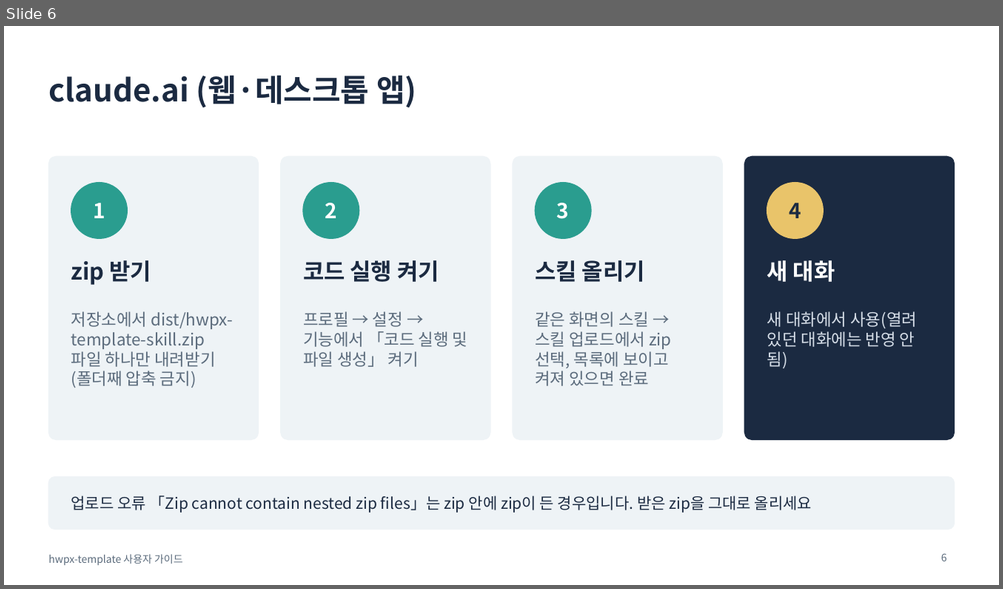
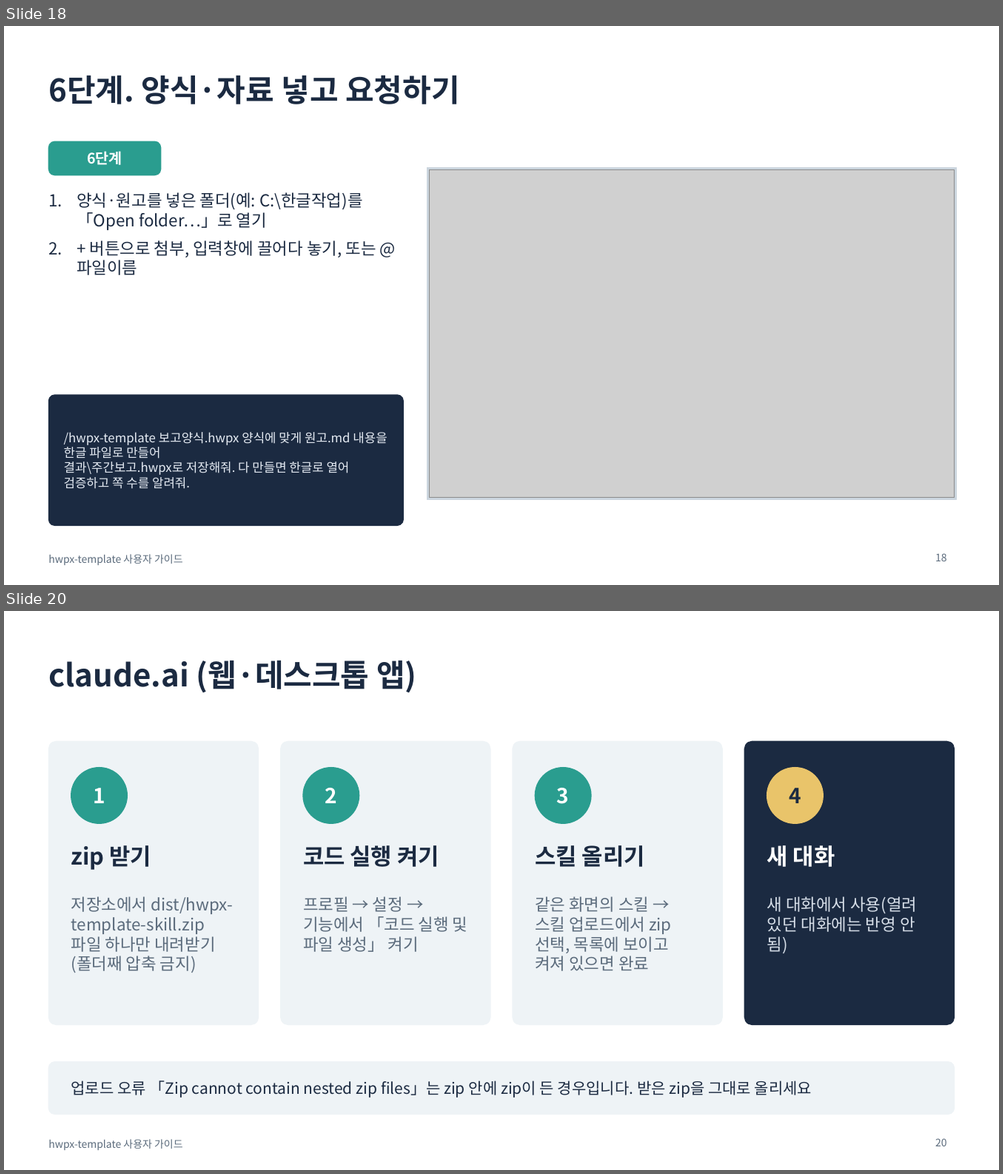
Before and after one commit to emilyJ7/hwpx-template-public, a slide deck: docs/사용자가이드.pptx. Shown one above the other, each under a label of ours: slide 6 before the commit, slides 18 and 20 after it; the slides between them are not shown. The pictures are 1003x589 and 1003x1174 pixels, drawn with LibreOffice and Linux fonts; fonts in the diff are those of the drawing; grey boxes stand for pictures. Boxes give left, top, right and bottom in pixels: in the first picture for what was removed or moved away, otherwise in the second. Text is boxed around its words. In the diff, an @@ line names an element or a change of style, - is before the commit and + after.

```diff
--- a/docs/사용자가이드.pptx
+++ b/docs/사용자가이드.pptx
@@ slide 18 added at [4, 26, 999, 585], background #FFFFFF; not listed: 1 template element that a slide beside it also shows @@
@@ title added at [48, 75, 459, 104], 30 pt, text #1B2A41, bold @@
+6단계. 양식·자료 넣고 요청하기
@@ rounded rectangle added at [48, 141, 161, 175], fill #2A9D8F, outline #2A9D8F 1 pt @@
@@ text added at [87, 151, 122, 165], 14 pt, text #FFFFFF, bold @@
+6단계
@@ rectangle added at [427, 168, 956, 500], fill #CBD5DE, outline #CBD5DE 1 pt @@
@@ picture added at [430, 170, 954, 498] @@
@@ text added at [77, 192, 376, 275], 16 pt, text #1B2A41 @@
+1. 양식·원고를 넣은 폴더(예: C:\한글작업)를 「Open folder…」로 열기
+2. + 버튼으로 첨부, 입력창에 끌어다 놓기, 또는 @파일이름
@@ rounded rectangle added at [48, 395, 403, 526], fill #1B2A41, outline #1B2A41 1 pt @@
@@ text added at [64, 432, 387, 489], 12 pt, text #E6ECF4 @@
+/hwpx-template 보고양식.hwpx 양식에 맞게 원고.md 내용을 한글 파일로 만들어
+결과\주간보고.hwpx로 저장해줘. 다 만들면 한글로 열어 검증하고 쪽 수를 알려줘.
@@ page number added at [935, 554, 947, 562], 10 pt, text #5B6B7C @@
+18
@@ what was slide 6 is now slide 20 @@
@@ page number at [935, 1139, 947, 1147]: text changed @@
-6
+20
```
Also in this commit, not shown: 3 slides changed, 19 other slides added, 23 other files.
